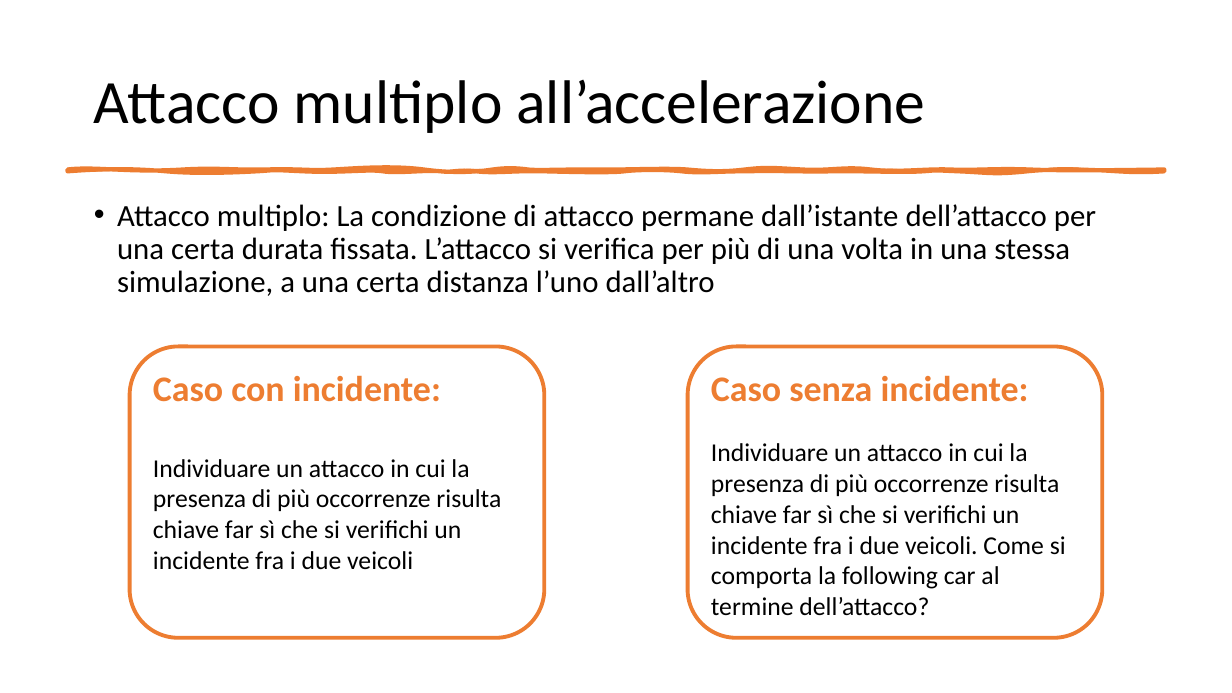
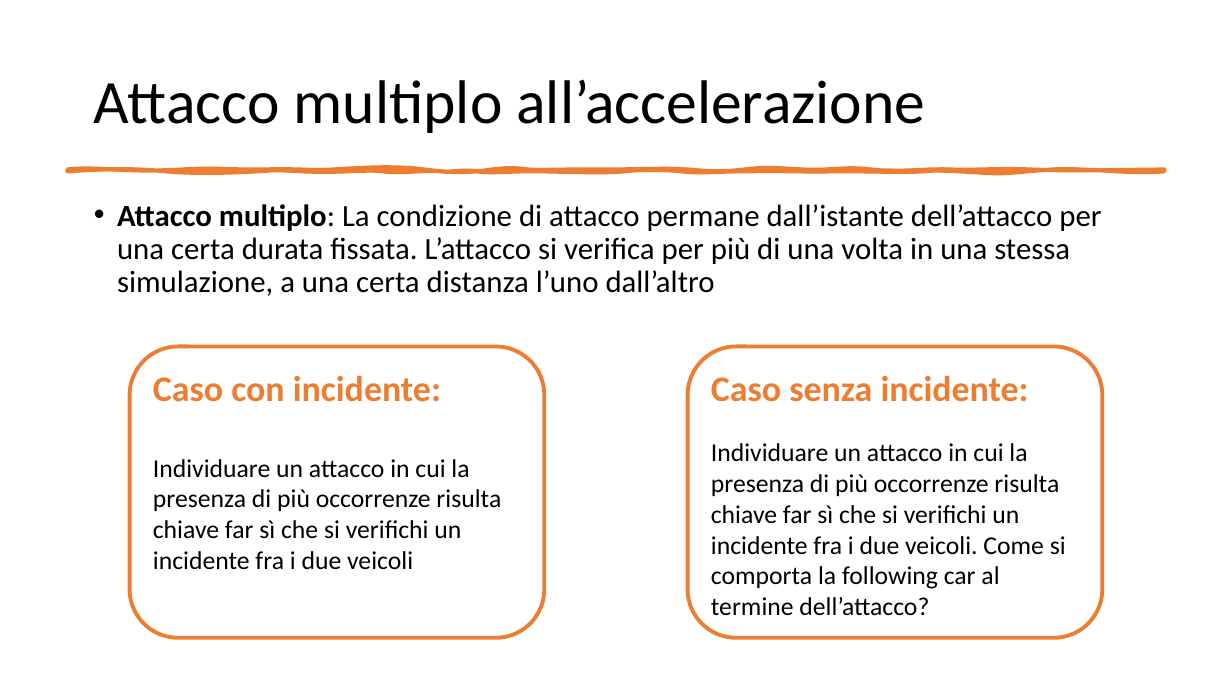
Before and after one commit to gerti98/FormalMethodsProject, a slide deck: slide 19 of Leading Car – Following Car.pptx. Drawn at 1232x693 pixels with LibreOffice and Linux fonts; fonts in the diff are those of the drawing. Boxes give left, top, right and bottom in pixels: in the first picture for what was removed or moved away, otherwise in the second. Text is boxed around its words. In the diff, an @@ line names an element or a change of style, - is before the commit and + after.

```diff
--- a/Leading Car – Following Car.pptx
+++ b/Leading Car – Following Car.pptx
@@ text "Attacco multiplo: La condizione di ..." at [117,204,1101,296]: bold on in "Attacco multiplo:" @@
```
Also in this commit, not shown: 3 other slides changed, 5 slides added.
